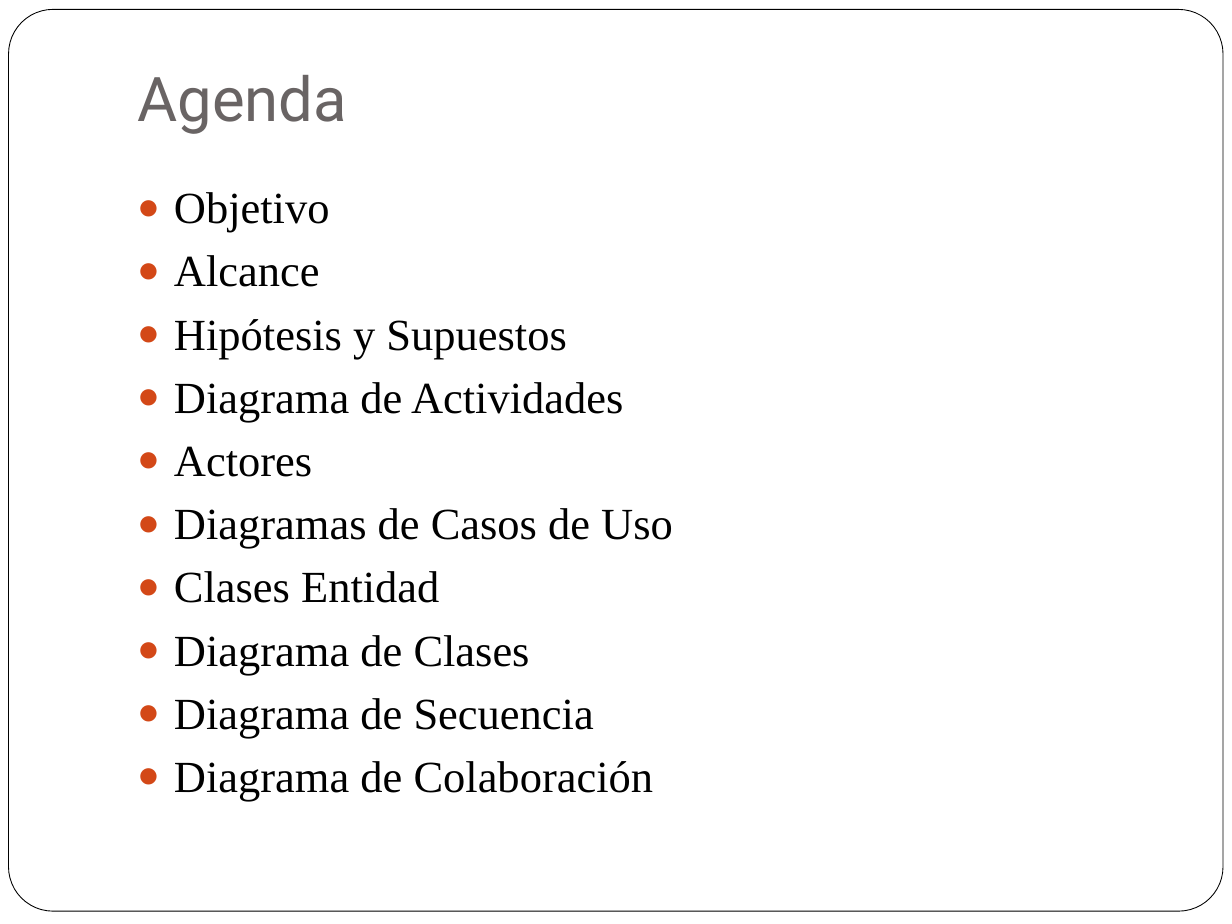
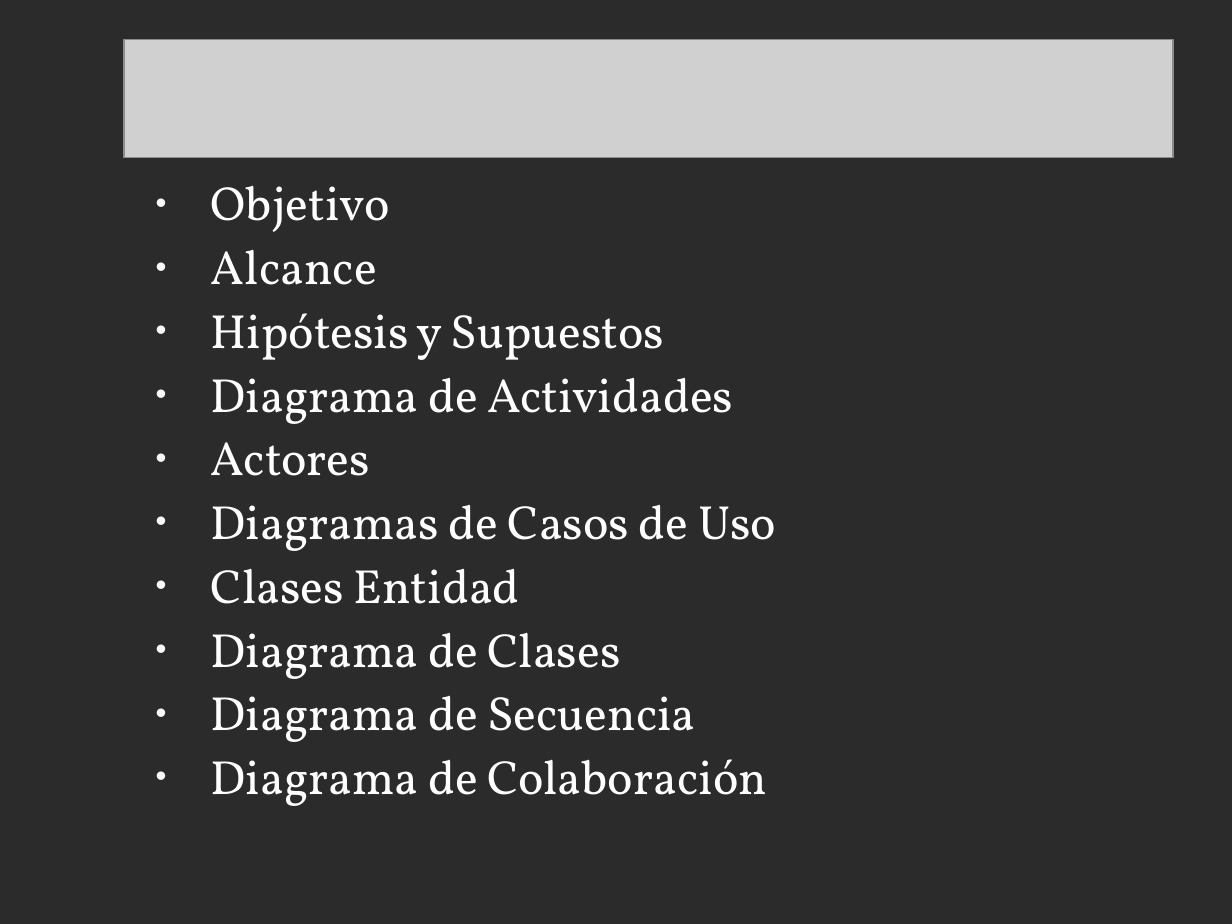
Before and after one commit to hernanfiuba24/fiuba-7509-shoppycard-g4, a slide deck: slide 2 of presentation/presentacion.ppt. Drawn at 1232x924 pixels with LibreOffice and Linux fonts; fonts in the diff are those of the drawing; grey boxes stand for pictures; background and template pictures are left out; a plain dark background stands for a picture behind light text. Boxes give left, top, right and bottom in pixels: in the first picture for what was removed or moved away, otherwise in the second. Text is boxed around its words. In the diff, an @@ line names an element or a change of style, - is before the commit and + after.

```diff
--- a/presentation/presentacion.ppt
+++ b/presentation/presentacion.ppt
@@ background #FFFFFF to picture (left out) @@
@@ rounded rectangle removed at [9,10,1223,912] @@
@@ picture added at [124,39,1173,158] @@
@@ title removed at [137,75,347,134] @@
-Agenda
@@ text "Objetivo" at [211,185,776,806]: size 26 to 28 pt, font Times New Roman to Vollkorn, text colour #000000 to #FFFFFF; bullet ● to •; line spacing 1 to 0.9; more space between paragraphs; bullet colour #D34817 to #F9F9F9 @@
```
Also in this commit, not shown: 6 other slides changed, 6 slides added, 6 slides removed.
